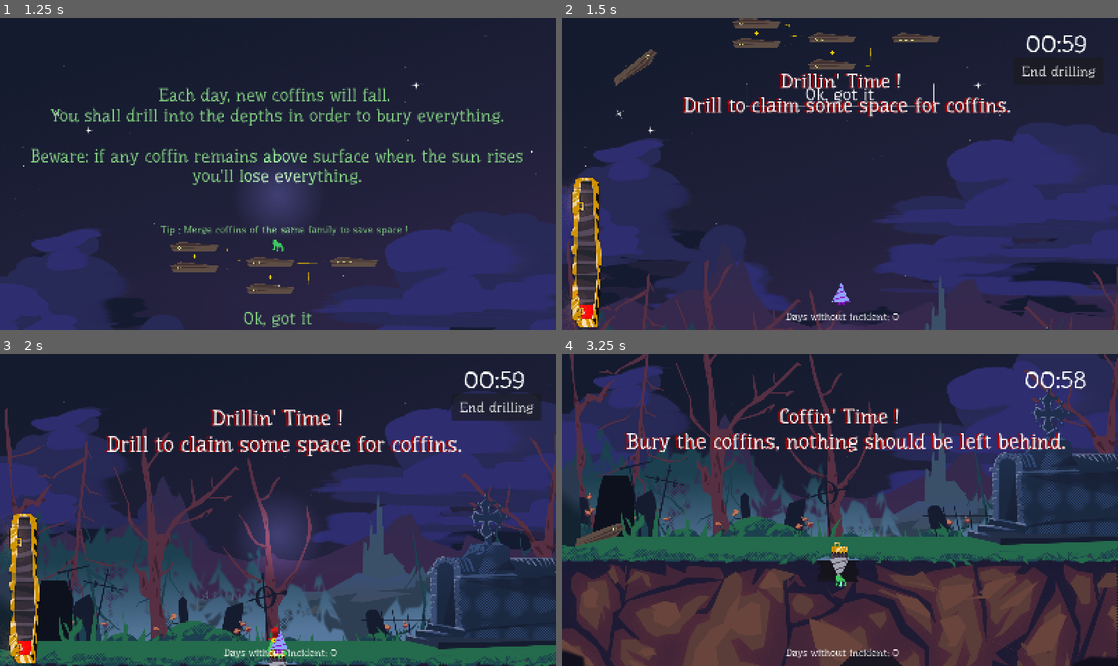
Above: before the commit, frames 1-4 (two rows, left to right).
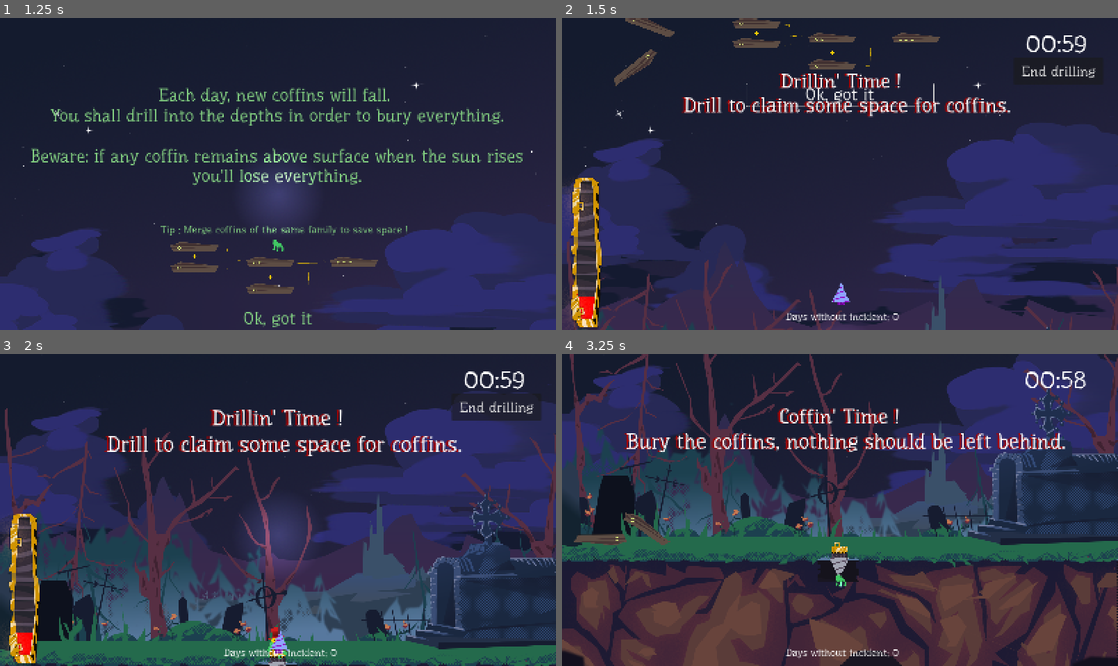
Above: after the commit, the same moments.

Repository: alelouis/ludumdare-57-les5ddp
Game: Godot game, scene res://scenes/test/tilemap_test_scene/tilemap_test.tscn
Same seed, same stepped clock (60 frames per second), same inputs: the game is played once before the commit and once after it. The engine's default icon, where the game draws it, is replaced by a stand-in: a white triangle on a blue panel in a dark square.
Inputs (mouse positions are in pixels of both pictures, inside the frame that each line leads up to):
- Up to frame 1 (1.25 s): click "Play" at 0.5 s
- Up to frame 2 (1.5 s): click "Ok, got it" at 1.25 s
- Up to frame 3 (2 s): no input
- Up to frame 4 (3.25 s): tap Enter at 2 s; drag from (840, 432) to (840, 656) at 2.02 s; drag from (634, 491) to (840, 584) at 2.77 s

Frame 1 is identical in both runs. In frame 2, 0.3% of the frame differs, in the area x 2-21%, y 0-92%; in frame 3, less than 0.1%; in frame 4, 0.6%, in the area x 2-20%, y 50-62%.

Commit message:
gAmE DeSign

Diff:
--- a/scripts/drill_fuel.gd
+++ b/scripts/drill_fuel.gd
@@ -22,7 +22,7 @@
 
 
 func derive_fuel_from_coffins(n_coffins: int):
-	return n_coffins * 10
+	return n_coffins * 8
 
 func drain(amount: float):
 	current_fuel = clamp(current_fuel - amount * delta, 0.0, max_fuel)
--- a/scripts/spawn_area.gd
+++ b/scripts/spawn_area.gd
@@ -359,8 +359,31 @@
 
 	return null
 
+# Calculate Fibonacci number for a given position in the sequence
+func fibonacci(n: int) -> int:
+	if n <= 0:
+		return 0
+	elif n == 1:
+		return 1
+
+	# Use iteration to compute Fibonacci number
+	var a = 0
+	var b = 1
+	var result = 0
+
+	for i in range(2, n + 1):
+		result = a + b
+		a = b
+		b = result
+
+	return result
+
 func update_spawn_count():
-	spawn_count = Phase.current_level
+	# Use Fibonacci sequence to determine spawn count based on current level
+	# Add a base value to ensure we always have at least some coffins
+	print("Level ", Phase.current_level, " - Spawning ", spawn_count, " coffins (Fibonacci: ", fibonacci(Phase.current_level), ")")
+	spawn_count = fibonacci(Phase.current_level+2)
+
 
 func _on_phase_changed():
 	if Phase.current_phase == 'drill':
